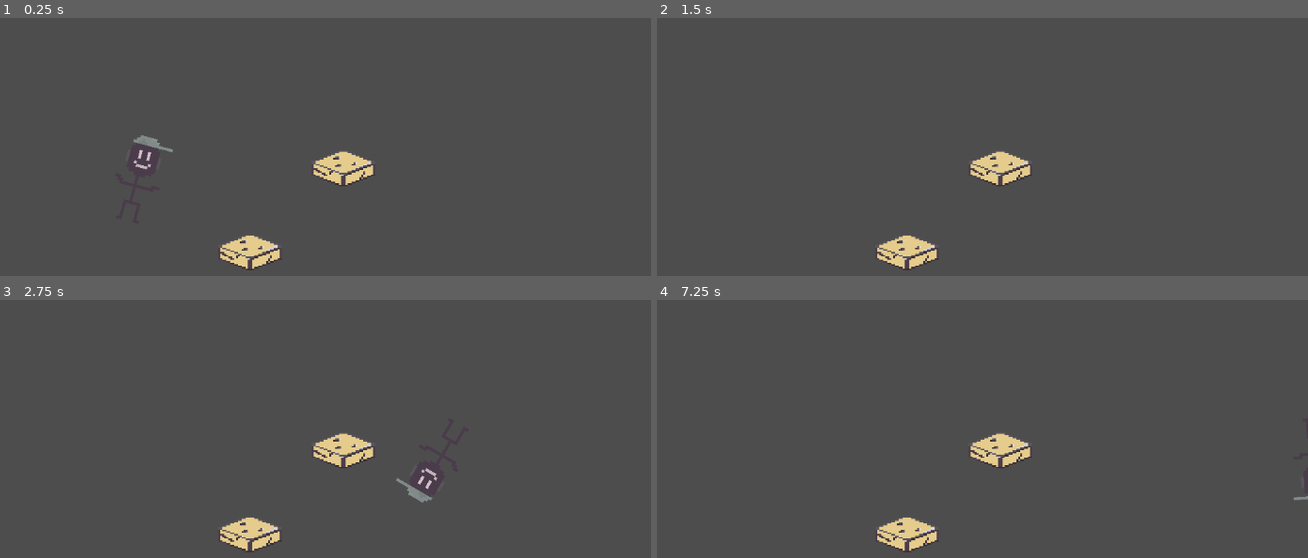
Above: before the commit, frames 1-4 (two rows, left to right).
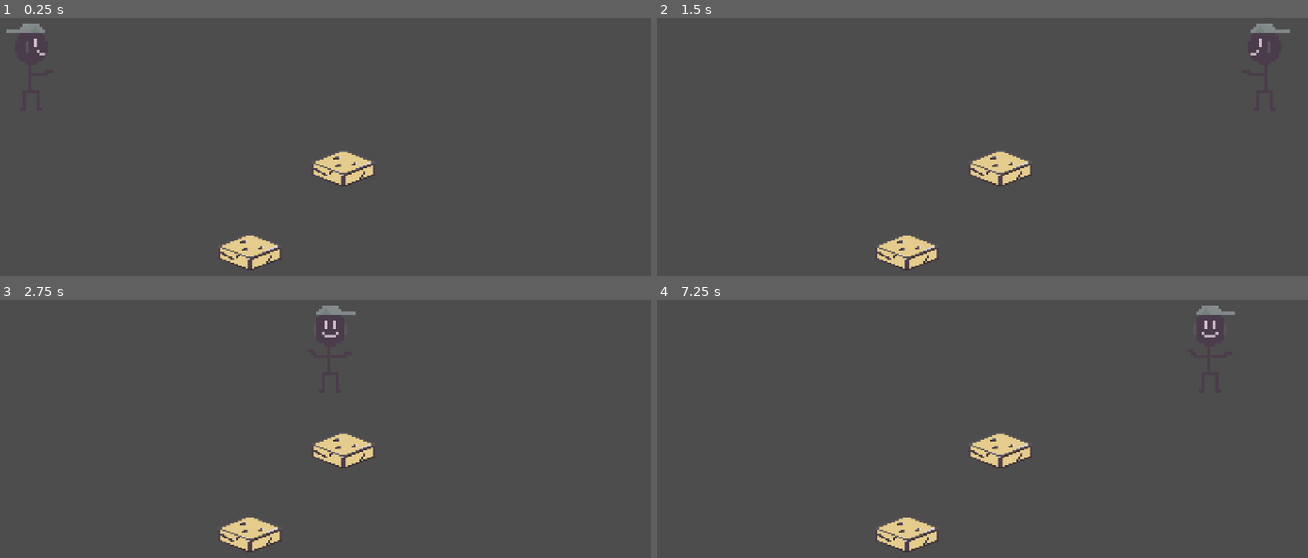
Above: after the commit, the same moments.

Repository: minmaxhenry/project-red-sun
Game: Godot game, scene res://Scenes/main_scene.tscn
Two runs of this game, one before a commit and one after it. Both use one fixed random seed, a clock stepped at 60 frames per second and the inputs below.
Inputs (mouse positions are in pixels of both pictures, inside the frame that each line leads up to):
- Up to frame 1 (0.25 s): no input
- Up to frame 2 (1.5 s): tap Enter (ui_accept) at 0.5, 0.77 s; move the mouse to (1099, 193) at 0.52 s; hold Shift (sprint) 0.53-1.28 s; hold D (right) from 0.53 s (still down); move the mouse to (780, 237) at 1.27 s; tap Shift (sprint) at 1.35 s
- Up to frame 3 (2.75 s): tap Enter (ui_accept) at 1.52, 2 s; move the mouse to (351, 405) at 2.02 s; release D (right) at 2.03 s; hold A (left) from 2.03 s (still down); hold Shift (sprint) from 2.03 s (still down)
- Up to frame 4 (7.25 s): move the mouse to (outside the picture) at 2.77 s; release A (left) at 2.78 s; release Shift (sprint) at 2.78 s; hold D (right) 2.78-4.28 s; tap Shift (sprint) at 2.85, 4.35, 5.85 s; tap Enter (ui_accept) at 3.02, 3.77, 4.25, 4.52, 5, 5.75, 6.02, 6.5, 6.77 s; move the mouse to (outside the picture) at 3.52 s; hold Shift (sprint) 3.53-4.28 s; move the mouse to (709, 434) at 4.27 s; hold A (left) 4.28-5.03 s; move the mouse to (969, 498) at 5.02 s; hold D (right) 5.03-5.78 s; hold Shift (sprint) 5.03-5.78 s; move the mouse to (819, 392) at 5.77 s; hold A (left) from 5.78 s (still down); move the mouse to (1099, 475) at 6.52 s; hold Shift (sprint) from 6.53 s (still down)

The runs differ from the first frame. In frame 1, 0.4% of the frame differs, in the area x 1-27%, y 2-59%; in frame 2, 0.2%; in frame 3, 0.4%, in the area x 48-68%, y 2-79%; in frame 4, 0.2%.

Commit message:
player front camera - to cleanup

Diff:
--- a/Scenes/main_scene.tscn
+++ b/Scenes/main_scene.tscn
@@ -6,11 +6,10 @@
 [node name="Node2D" type="Node2D"]
 position = Vector2(202, 96)
 
-[node name="CharacterBody2D" parent="." instance=ExtResource("1_6l7je")]
-position = Vector2(164, 172)
-
 [node name="Node2D" parent="." instance=ExtResource("2_jv6wh")]
 position = Vector2(287, 313)
 
 [node name="Node2D" parent="Node2D" instance=ExtResource("2_jv6wh")]
 position = Vector2(143, -129)
+
+[node name="PlayerCharacterBody2D" parent="." instance=ExtResource("1_6l7je")]
--- a/Scenes/player_character_body_2d.tscn
+++ b/Scenes/player_character_body_2d.tscn
@@ -1,8 +1,11 @@
-[gd_scene load_steps=10 format=3 uid="uid://s5k66fxq5r8f"]
+[gd_scene load_steps=13 format=3 uid="uid://s5k66fxq5r8f"]
 
 [ext_resource type="Script" uid="uid://duxfamp3rg14s" path="res://Scenes/player_character_body_2d_25-11-22.gd" id="1_3y6w5"]
-[ext_resource type="Texture2D" uid="uid://j7opyibl63j6" path="res://Assets/Textures/Main character/MainChar.png" id="2_mq261"]
+[ext_resource type="Texture2D" uid="uid://c0q3e50ccdsak" path="res://Assets/Textures/player-front.png" id="2_pblna"]
 [ext_resource type="Texture2D" uid="uid://bqn2o83q74g24" path="res://Assets/Textures/player-direction-spritesheet.png" id="3_3y6w5"]
+[ext_resource type="Texture2D" uid="uid://dy65nllborin6" path="res://Assets/Textures/player-back.png" id="3_qbs6i"]
+[ext_resource type="Texture2D" uid="uid://c0vit5t6qxg8g" path="res://Assets/Textures/player-right.png" id="4_fw1d6"]
+[ext_resource type="Texture2D" uid="uid://wa0efced34dp" path="res://Assets/Textures/player-left.png" id="5_ylms2"]
 
 [sub_resource type="CapsuleShape2D" id="CapsuleShape2D_5cqwd"]
 radius = 18.0
@@ -51,35 +54,32 @@
 position = Vector2(-1, 0)
 shape = SubResource("CapsuleShape2D_5cqwd")
 
-[node name="Sprite2D-face" type="Sprite2D" parent="."]
-visible = false
+[node name="Sprite2D-front" type="Sprite2D" parent="."]
 texture_filter = 1
 position = Vector2(0, 7.6293945e-06)
 scale = Vector2(4.25, 4.4375)
-texture = ExtResource("2_mq261")
+texture = ExtResource("2_pblna")
 
 [node name="Sprite2D-back" type="Sprite2D" parent="."]
-visible = false
 texture_filter = 1
 position = Vector2(0, 7.6293945e-06)
 scale = Vector2(4.25, 4.4375)
-texture = ExtResource("2_mq261")
+texture = ExtResource("3_qbs6i")
 
 [node name="Sprite2D-right" type="Sprite2D" parent="."]
-visible = false
 texture_filter = 1
 position = Vector2(0, 7.6293945e-06)
 scale = Vector2(4.25, 4.4375)
-texture = ExtResource("2_mq261")
+texture = ExtResource("4_fw1d6")
 
 [node name="Sprite2D-left" type="Sprite2D" parent="."]
-visible = false
 texture_filter = 1
 position = Vector2(0, 7.6293945e-06)
 scale = Vector2(4.25, 4.4375)
-texture = ExtResource("2_mq261")
+texture = ExtResource("5_ylms2")
 
 [node name="AnimatedSprite2D" type="AnimatedSprite2D" parent="."]
+visible = false
 texture_filter = 1
 scale = Vector2(4.4375, 4.4375)
 sprite_frames = SubResource("SpriteFrames_fw1d6")
--- a/Scenes/player_character_body_2d_25-11-22.gd
+++ b/Scenes/player_character_body_2d_25-11-22.gd
@@ -27,8 +27,24 @@
 	var angle = ((180/PI)*lookVAngleR)+0
 	var quadrant: int = (angle+spriteOffsetAngle)/spriteAngle
 	quadrant = wrapi(quadrant, 0, spriteAmount)
+
+
+
+	$"Sprite2D-front".hide()
+	$"Sprite2D-back".hide()
+	$"Sprite2D-right".hide()
+	$"Sprite2D-left".hide()
 	print(quadrant)
-	look_at(lookDirection)
+	if quadrant == 0:
+		$"Sprite2D-right".show()
+	if quadrant == 1:
+		$"Sprite2D-back".show()
+	if quadrant == 2:
+		$"Sprite2D-left".show()
+	if quadrant == 3:
+		$"Sprite2D-front".show()
+
+	#look_at(lookDirection)
 
 func _physics_process(delta):
 	get_movment()
Binary file added: Assets/Textures/player-back.png
Not shown, added: Assets/Textures/player-back.png.import
Binary file added: Assets/Textures/player-front.png
Not shown, added: Assets/Textures/player-front.png.import
Binary file added: Assets/Textures/player-left.png
Not shown, added: Assets/Textures/player-left.png.import
Binary file added: Assets/Textures/player-right.png
Not shown, added: Assets/Textures/player-right.png.import
